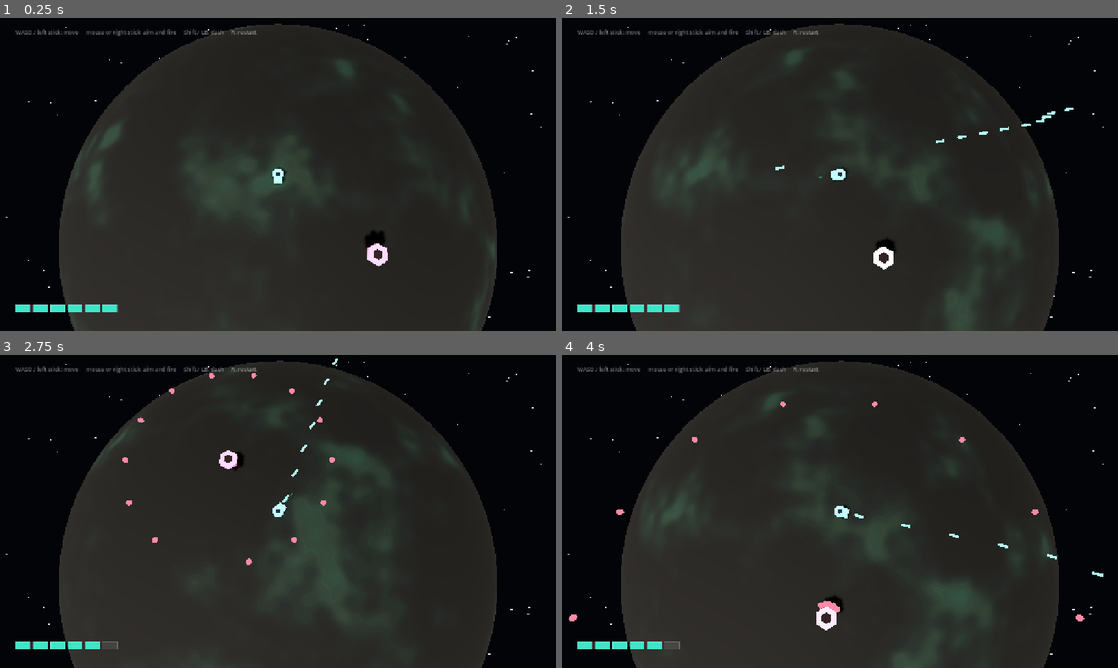
Above: before the commit, frames 1-4 (two rows, left to right).
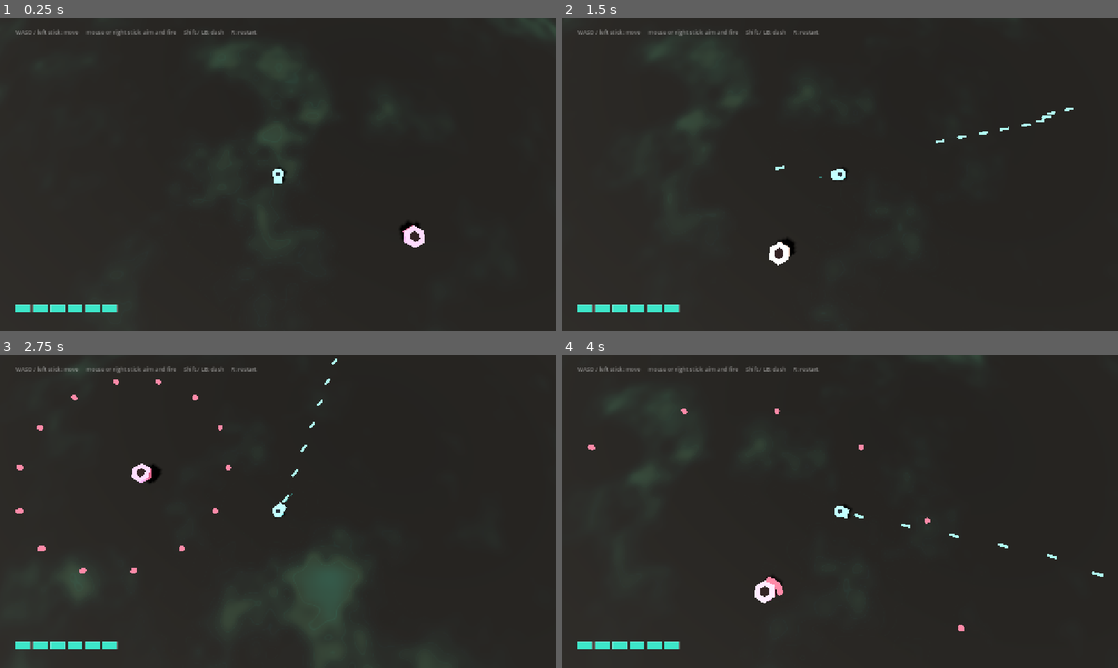
Above: after the commit, the same moments.

Repository: jlortegacares/gerwalk
Game: Godot game, scene res://levels/arena/arena.tscn
Two runs of this game, one before a commit and one after it. Both use one fixed random seed, a clock stepped at 60 frames per second and the inputs below.
Inputs (mouse positions are in pixels of both pictures, inside the frame that each line leads up to):
- Up to frame 1 (0.25 s): no input
- Up to frame 2 (1.5 s): move the mouse to (962, 158) at 0.52 s; press the mouse at (962, 158) at 0.53 s; hold D (move_right) 0.53-1.28 s; tap Space (dash) at 0.6 s; move the mouse to (728, 190) at 1.27 s; release the mouse at (728, 190) at 1.28 s; hold S (move_down) from 1.28 s (still down); click (728, 190) at 1.35 s
- Up to frame 3 (2.75 s): tap Space (dash) at 1.55, 2.1 s; move the mouse to (333, 442) at 2.02 s; release S (move_down) at 2.03 s; press the mouse at (333, 442) at 2.03 s; hold D (move_right) from 2.03 s (still down)
- Up to frame 4 (4 s): move the mouse to (812, 574) at 2.77 s; release D (move_right) at 2.78 s; release the mouse at (812, 574) at 2.78 s; hold W (move_up) 2.78-3.53 s; click (812, 574) at 2.85 s; tap Space (dash) at 3.05 s; move the mouse to (1006, 558) at 3.52 s; press the mouse at (1006, 558) at 3.53 s; hold A (move_left) from 3.53 s (still down); tap Shift at 3.6 s

The runs differ from the first frame. In frame 1, 38% of the frame differs, in the area x 0-100%, y 0-100%; in frame 2, 38%; in frame 3, 39%; in frame 4, 39%.

Commit message:
feat: enlarge the planet and let enemies roam it
Raise PLANET_RADIUS from 80 to 400, so a lap grows from ~503 to ~2513
units (~94 s of flight) and the planet is worth crossing. The terrain
shader keeps sampling object space, so features stay 14 world units and
the ground still scrolls at exactly the ship's speed. Trade-off: past a
radius of ~100 the limb leaves the frame, so the surface fills the
screen instead of reading as a globe.

Replace the player-pinned orbit with a planet-side turret: it roams the
surface on its own until the ship comes within 46 units, pursues at 24
(below the ship's 26.8) to a 22-unit ring, strafes and fires, and
disengages past 78. Roaming turrets do not fire and are left behind.

Stream encounters: keep up to 3 turrets alive, spawn them 85-110 units
out in a cone around the heading, and free whoever is past 190 units.
Kills are covered by the same top-up, so the dedicated respawn timer is
gone.

Diff:
--- a/entities/enemy/turret.gd
+++ b/entities/enemy/turret.gd
@@ -1,16 +1,21 @@
 class_name Enemy
 extends CharacterBody3D
-## Orbital turret. Circles the ship at a fixed radius, so it stays engaged even
-## though the planet has no edge and the ship can fly in one direction forever.
+## Planet turret. It lives on the planet: it roams the surface on its own until
+## the ship comes close, then it chases the ship, orbits it and fires. Fly far
+## enough and it loses interest and goes back to roaming, which is what lets the
+## player leave an encounter behind and find another one.
+##
 ## Alternates a slow dense ring with a fast narrow fan, and telegraphs before each
 ## pattern so deaths stay attributable.
 ##
-## Positions are computed on the y = 0 play plane. The orbit is centred on the
-## player, not on the world origin: the origin is meaningless once the arena is
-## unbounded.
+## Positions are computed on the y = 0 play plane, so hitboxes stay planar. The
+## turret keeps its own world position instead of deriving it from the ship: the
+## planet is large enough to explore, and an enemy pinned to the ship would make
+## exploring pointless.
 
 enum State {
-	APPROACH,
+	ROAM,
+	ENGAGED,
 	TELEGRAPH,
 	RECOVER,
 	DEAD,
@@ -22,10 +27,26 @@
 }
 
 const MAX_HP: int = 10
-const ORBIT_SPEED: float = 0.30
-const FLEE_DISTANCE: float = 17.0
-const FLEE_LOCK_TIME: float = 1.4
+
+## Engagement. Pursuit speed is deliberately below the ship's top speed (26.8):
+## the player must always be able to break away instead of being towed forever.
+const AGGRO_RADIUS: float = 46.0
+const LEASH_RADIUS: float = 78.0
+const ORBIT_RADIUS: float = 22.0
+const PURSUIT_SPEED: float = 24.0
+const STRAFE_SPEED: float = 7.0
+## Delay between noticing the ship and the first telegraph. Without it the first
+## pattern arrives before the player can read the new threat.
 const APPROACH_TIME: float = 1.2
+
+## Roaming. The turret crosses the surface on its own between waypoints, so the
+## planet is inhabited rather than populated by static props.
+const ROAM_SPEED: float = 7.5
+const ROAM_LEG_MIN: float = 12.0
+const ROAM_LEG_MAX: float = 38.0
+const ROAM_LEG_TIME: float = 5.0
+const ROAM_ARRIVAL_DISTANCE: float = 0.8
+
 const TELEGRAPH_TIME: float = 0.42
 const RECOVER_TIME: float = 1.85
 
@@ -46,16 +67,15 @@
 @export var bullet_scene: PackedScene
 
 var _hp: int = MAX_HP
-var _state: State = State.APPROACH
+var _state: State = State.ROAM
 var _pattern: Pattern = Pattern.RING
-var _timer: float = APPROACH_TIME
+var _timer: float = 0.0
 var _player: Player = null
 var _hit_flash: float = 0.0
 
-var _orbit_radius: float = 30.0
-var _angle: float = 0.0
-var _angular_direction: float = 1.0
-var _flee_lock: float = 0.0
+var _roam_target: Vector3 = Vector3.ZERO
+var _roam_timer: float = 0.0
+var _strafe_direction: float = 1.0
 
 var _visual: Node3D
 var _material: StandardMaterial3D
@@ -69,10 +89,10 @@
 	_build_aim_beam()
 
 
-func setup_orbit(radius: float, angle: float) -> void:
-	_orbit_radius = radius
-	_angle = angle
-	_sync_position()
+## Called by the arena right after the turret enters the tree.
+func setup_spawn(spawn_position: Vector3) -> void:
+	global_position = spawn_position
+	_pick_roam_target()
 
 
 func _physics_process(delta: float) -> void:
@@ -85,41 +105,90 @@
 	if not is_instance_valid(_player):
 		_player = _find_player()
 
+	if _player == null:
+		return
+
+	var distance: float = _planar_distance_to(_player.global_position)
+	if _state == State.ROAM:
+		if distance < AGGRO_RADIUS:
+			_enter_engaged()
+	elif distance > LEASH_RADIUS:
+		_enter_roam()
+		return
+
 	_timer -= delta
-	_flee_lock = maxf(_flee_lock - delta, 0.0)
 
 	match _state:
-		State.APPROACH:
-			_tick_orbit(delta)
+		State.ROAM:
+			_tick_roam(delta)
+		State.ENGAGED:
+			_tick_engaged(delta)
 			if _timer <= 0.0:
 				_enter_telegraph()
 		State.TELEGRAPH:
+			_tick_engaged(delta)
 			_tick_telegraph()
 			if _timer <= 0.0:
 				_fire_pattern()
 				_enter_recover()
 		State.RECOVER:
+			_tick_engaged(delta)
 			if _timer <= 0.0:
 				_enter_telegraph()
 
 
-func _tick_orbit(delta: float) -> void:
-	if _player != null and _flee_lock <= 0.0:
-		if global_position.distance_to(_player.global_position) < FLEE_DISTANCE:
-			_angular_direction *= -1.0
-			_flee_lock = FLEE_LOCK_TIME
-
-	_angle = wrapf(_angle + _angular_direction * ORBIT_SPEED * delta, 0.0, TAU)
-	_sync_position()
-
-
-## The orbit follows the ship. If it were anchored to a world point, flying away
-## would leave the turret behind and the arena would go silent.
-func _sync_position() -> void:
-	var centre: Vector3 = Vector3.ZERO
-	if is_instance_valid(_player):
-		centre = _player.global_position
-	global_position = centre + Vector3(cos(_angle), 0.0, sin(_angle)) * _orbit_radius
+func _tick_roam(delta: float) -> void:
+	_roam_timer -= delta
+	var to_target: Vector3 = _roam_target - global_position
+	to_target.y = 0.0
+
+	if _roam_timer <= 0.0 or to_target.length() < ROAM_ARRIVAL_DISTANCE:
+		_pick_roam_target()
+		return
+
+	global_position += to_target.normalized() * ROAM_SPEED * delta
+
+
+func _pick_roam_target() -> void:
+	var angle: float = randf() * TAU
+	var distance: float = randf_range(ROAM_LEG_MIN, ROAM_LEG_MAX)
+	_roam_target = global_position + Vector3(cos(angle), 0.0, sin(angle)) * distance
+	_roam_timer = ROAM_LEG_TIME
+
+
+## Holding the ring: chase when far, back off when the player dashes in, strafe
+## in between. Steering in world space (instead of recomputing the position from
+## the ship) is what makes the leash possible at all.
+func _tick_engaged(delta: float) -> void:
+	var offset: Vector3 = _player.global_position - global_position
+	offset.y = 0.0
+	var distance: float = offset.length()
+	if distance < 0.001:
+		return
+
+	var to_player: Vector3 = offset / distance
+	var step: Vector3
+	if distance > ORBIT_RADIUS * 1.2:
+		step = to_player * PURSUIT_SPEED
+	elif distance < ORBIT_RADIUS * 0.8:
+		step = -to_player * PURSUIT_SPEED
+	else:
+		step = Vector3(-to_player.z, 0.0, to_player.x) * (STRAFE_SPEED * _strafe_direction)
+
+	global_position += step * delta
+
+
+func _enter_engaged() -> void:
+	_state = State.ENGAGED
+	_timer = APPROACH_TIME
+	_strafe_direction = 1.0 if randf() < 0.5 else -1.0
+
+
+func _enter_roam() -> void:
+	_state = State.ROAM
+	_aim_beam.visible = false
+	_set_body_color(BASE_COLOR)
+	_pick_roam_target()
 
 
 func _enter_telegraph() -> void:
@@ -132,14 +201,13 @@
 	var progress: float = 1.0 - clampf(_timer / TELEGRAPH_TIME, 0.0, 1.0)
 	_set_body_color(BASE_COLOR.lerp(TELEGRAPH_COLOR, progress))
 
-	if _player != null:
-		var offset: Vector3 = _player.global_position - global_position
-		offset.y = 0.0
-		var distance: float = offset.length()
-		if distance > 0.001:
-			_aim_beam.position = offset * 0.5
-			_aim_beam.rotation.y = atan2(offset.x, offset.z)
-			_aim_beam.scale.z = distance
+	var offset: Vector3 = _player.global_position - global_position
+	offset.y = 0.0
+	var distance: float = offset.length()
+	if distance > 0.001:
+		_aim_beam.position = offset * 0.5
+		_aim_beam.rotation.y = atan2(offset.x, offset.z)
+		_aim_beam.scale.z = distance
 
 
 func _enter_recover() -> void:
@@ -150,7 +218,7 @@
 
 
 func _fire_pattern() -> void:
-	if _player == null or bullet_scene == null:
+	if bullet_scene == null:
 		return
 
 	var to_player: Vector3 = _player.global_position - global_position
@@ -195,6 +263,10 @@
 	queue_free()
 
 
+func _planar_distance_to(point: Vector3) -> float:
+	return Vector2(point.x - global_position.x, point.z - global_position.z).length()
+
+
 func _find_player() -> Player:
 	var players: Array[Node] = get_tree().get_nodes_in_group(&"player")
 	for node in players:
--- a/levels/arena/arena.gd
+++ b/levels/arena/arena.gd
@@ -14,18 +14,38 @@
 ## only the terrain painted in object space flows past. Travelling 2 * PI *
 ## PLANET_RADIUS brings the same terrain back under the ship, which is what makes
 ## the planet finite and circumnavigable without a wall at the edge.
-
-const PLANET_RADIUS: float = 80.0
+##
+## Encounters are streamed rather than placed: turrets roam the surface on their
+## own and are spawned ahead of the ship, so travelling is how the player finds
+## them and leaving them behind is how the planet stays worth crossing.
+
+## A lap is 2 * PI * PLANET_RADIUS, so this single number is "how much planet
+## there is to cross". At 400 a lap is about 2513 units, roughly 94 seconds of
+## uninterrupted flight at the ship's top speed.
+##
+## It is also the curvature knob: the camera sits 51.5 units above the surface,
+## and past a radius of about 100 the top of the screen meets the ground before
+## the horizon, so the limb leaves the frame and the planet reads as a surface
+## instead of a globe.
+const PLANET_RADIUS: float = 400.0
 const GROUND_Y: float = -1.5
 const PLANET_SEGMENTS: int = 96
 const PLANET_RINGS: int = 48
 
-## The orbit has to fit inside the visible ground. At the 75 degree camera pitch
-## the bottom of the screen is only about 26 units behind the ship, so a wider
-## orbit puts the turret below the frame while it keeps firing.
-const PATROL_RADIUS: float = 22.0
-
-const RESPAWN_DELAY: float = 1.2
+## Encounters. The planet is far too large to hold a fixed set of turrets around
+## the ship, so the arena streams them: a small population follows the player at
+## a distance, spawning off screen ahead and freeing whoever was left behind.
+const MAX_ENEMIES: int = 3
+const SPAWN_INTERVAL: float = 2.0
+const FIRST_SPAWN_DISTANCE: float = 30.0
+const FIRST_SPAWN_ANGLE: float = 0.42
+const SPAWN_DISTANCE_MIN: float = 85.0
+const SPAWN_DISTANCE_MAX: float = 110.0
+## Half-width of the cone around the ship's heading where new turrets appear.
+const SPAWN_HEADING_SPREAD: float = 0.7
+const DESPAWN_DISTANCE: float = 190.0
+const SPAWN_SEED: int = 20261022
+
 const ENEMY_SCENE: PackedScene = preload("res://entities/enemy/turret.tscn")
 
 const STAR_COUNT: int = 700
@@ -35,7 +55,8 @@
 
 const SURFACE_SHADER: Shader = preload("res://levels/arena/planet_surface.gdshader")
 
-var _spawn_index: int = 0
+var _spawn_timer: float = 0.0
+var _rng: RandomNumberGenerator = RandomNumberGenerator.new()
 var _planet: Node3D
 var _last_player_position: Vector3 = Vector3.ZERO
 
@@ -51,17 +72,23 @@
 	_build_environment()
 	_build_stars()
 	_build_planet()
+
 	_last_player_position = _player.global_position
-	_spawn_enemy()
-
-
-func _physics_process(_delta: float) -> void:
+	_rng.seed = SPAWN_SEED
+	# One turret within engagement range so the prototype starts with a fight;
+	# the streaming spawner brings the rest once the ship starts exploring.
+	_spawn_timer = SPAWN_INTERVAL
+	_spawn_enemy(FIRST_SPAWN_DISTANCE, FIRST_SPAWN_ANGLE)
+
+
+func _physics_process(delta: float) -> void:
 	var current: Vector3 = _player.global_position
 	var movement: Vector3 = current - _last_player_position
 	_last_player_position = current
 
 	_planet.global_position = Vector3(current.x, GROUND_Y - PLANET_RADIUS, current.z)
 	_roll_planet(movement)
+	_maintain_population(delta)
 
 
 ## Rotates the planet so the surface moves opposite to the ship, by exactly the
@@ -164,23 +191,59 @@
 	add_child(_planet)
 
 
-func _spawn_enemy() -> void:
+## Keeps a small population of turrets around the ship. Whoever was left farther
+## than the despawn radius is freed, which stops a long flight from piling up idle
+## nodes, and the replacement spawns ahead of the ship so exploring keeps
+## producing encounters instead of emptying the planet.
+func _maintain_population(delta: float) -> void:
+	_spawn_timer = maxf(_spawn_timer - delta, 0.0)
+
+	var alive: int = 0
+	for node in _enemies.get_children():
+		var enemy: Enemy = node as Enemy
+		if enemy == null or enemy.is_queued_for_deletion():
+			continue
+		if _planar_distance(enemy.global_position) > DESPAWN_DISTANCE:
+			enemy.queue_free()
+			continue
+		alive += 1
+
+	if alive >= MAX_ENEMIES or _spawn_timer > 0.0:
+		return
+
+	_spawn_timer = SPAWN_INTERVAL
+	_spawn_enemy(
+		_rng.randf_range(SPAWN_DISTANCE_MIN, SPAWN_DISTANCE_MAX),
+		_spawn_angle()
+	)
+
+
+func _planar_distance(point: Vector3) -> float:
+	return Vector2(
+		point.x - _player.global_position.x,
+		point.z - _player.global_position.z
+	).length()
+
+
+## Bias new turrets to the hemisphere the ship is heading into. A plain ring
+## would drop half of them behind the player, where they are despawned without
+## ever being seen.
+func _spawn_angle() -> float:
+	var heading: Vector2 = Vector2(_player.velocity.x, _player.velocity.z)
+	var base: float = _rng.randf() * TAU
+	if heading.length() > 2.0:
+		base = heading.angle()
+	return base + _rng.randf_range(-SPAWN_HEADING_SPREAD, SPAWN_HEADING_SPREAD)
+
+
+func _spawn_enemy(distance: float, angle: float) -> void:
 	var enemy: Enemy = ENEMY_SCENE.instantiate()
 	_enemies.add_child(enemy)
 
-	# Spawn beside the ship, alternating flanks, so the first pattern is readable
-	# instead of arriving from outside the camera. The angle is relative to the
-	# ship, not to the world: the world origin means nothing now that the planet
-	# rolls and the ship can be anywhere.
-	var flank: float = 0.62 if _spawn_index % 2 == 0 else -0.62
-	_spawn_index += 1
-
-	enemy.setup_orbit(PATROL_RADIUS, flank)
+	var offset: Vector3 = Vector3(cos(angle), 0.0, sin(angle)) * distance
+	enemy.setup_spawn(_player.global_position + offset)
 	enemy.killed.connect(_on_enemy_killed)
 
 
 func _on_enemy_killed() -> void:
 	GlobalEventBus.enemy_killed.emit()
-	await get_tree().create_timer(RESPAWN_DELAY).timeout
-	if is_inside_tree():
-		_spawn_enemy()
--- a/tests/smoke_test.gd
+++ b/tests/smoke_test.gd
@@ -28,6 +28,7 @@
 	await _test_movement()
 	await _test_firing()
 	await _test_enemy_patterns()
+	await _test_enemies_roam_the_planet()
 
 	_clear_enemies()
 	_clear_projectiles()
@@ -35,6 +36,10 @@
 
 	await _test_travel_is_unbounded()
 	await _test_planet_rolls_with_the_player()
+
+	_clear_enemies()
+	_clear_projectiles()
+	await get_tree().physics_frame
 
 	await _test_damage_and_iframes()
 	await _test_death()
@@ -85,18 +90,7 @@
 
 func _test_enemy_patterns() -> void:
 	var enemies: Array[Node] = get_tree().get_nodes_in_group(&"enemy")
-	_check(enemies.size() == 1, "one enemy is spawned (found %d)" % enemies.size())
-
-	if not enemies.is_empty():
-		var enemy: Enemy = enemies[0] as Enemy
-		var distance: float = Vector2(
-			enemy.global_position.x - _player.global_position.x,
-			enemy.global_position.z - _player.global_position.z
-		).length()
-		_check(
-			absf(distance - Arena.PATROL_RADIUS) < 1.0,
-			"enemy orbits the player at the patrol radius (%.1f units)" % distance
-		)
+	_check(enemies.size() >= 1, "the planet is populated (found %d)" % enemies.size())
 
 	var saw_enemy_bullets: bool = false
 	for _i in 300:
@@ -106,6 +100,50 @@
 			break
 
 	_check(saw_enemy_bullets, "enemy emits a bullet pattern within 5 s")
+
+	if not enemies.is_empty():
+		var enemy: Enemy = enemies[0] as Enemy
+		var distance: float = _flat_distance(enemy.global_position, _player.global_position)
+		_check(
+			absf(distance - Enemy.ORBIT_RADIUS) < 8.0,
+			"the engaged turret holds the ring radius (%.1f units)" % distance
+		)
+
+
+## A large planet is only worth exploring if enemies belong to it. A turret pinned
+## to the ship would follow the player forever and the trip would change nothing,
+## so this drives the ship away and asserts both halves of the behaviour: the
+## turret is left behind, and it keeps moving on its own.
+func _test_enemies_roam_the_planet() -> void:
+	var enemies: Array[Node] = get_tree().get_nodes_in_group(&"enemy")
+	if enemies.is_empty():
+		_check(false, "an enemy is available for the roaming check")
+		return
+
+	var enemy: Enemy = enemies[0] as Enemy
+	var start: Vector3 = enemy.global_position
+
+	_player.global_position = enemy.global_position + Vector3(0.0, 0.0, 120.0)
+	_player.velocity = Vector3.ZERO
+
+	for _i in 90:
+		await get_tree().physics_frame
+
+	if not is_instance_valid(enemy):
+		_check(false, "the turret survives the run")
+		return
+
+	var separation: float = _flat_distance(enemy.global_position, _player.global_position)
+	var roamed: float = _flat_distance(enemy.global_position, start)
+
+	_check(
+		separation > 90.0,
+		"the turret does not follow the ship (%.1f units behind)" % separation
+	)
+	_check(
+		roamed > 1.0,
+		"the turret roams the planet on its own (%.1f units in 1.5 s)" % roamed
+	)
 
 
 ## The planet has no boundary any more: the surface under the ship is replaced as
@@ -214,7 +252,15 @@
 	return Vector2(offset.x, offset.z).length()
 
 
+func _flat_distance(a: Vector3, b: Vector3) -> float:
+	return Vector2(a.x - b.x, a.z - b.z).length()
+
+
 func _test_damage_and_iframes() -> void:
+	# The encounter phase can legitimately land a hit, and this check is about
+	# invulnerability frames, not about arriving at full health.
+	_player.set("_hp", Player.MAX_HP)
+
 	var event_bus_health: Array[int] = []
 	GlobalEventBus.player_health_changed.connect(
 		func(current: int, _maximum: int) -> void: event_bus_health.append(current)
Not shown, changed: docs/combat-prototype.md
Not shown, changed: docs/requirements.md
Not shown, added: odd/tasks/planet-scale-and-roaming-enemies.md
